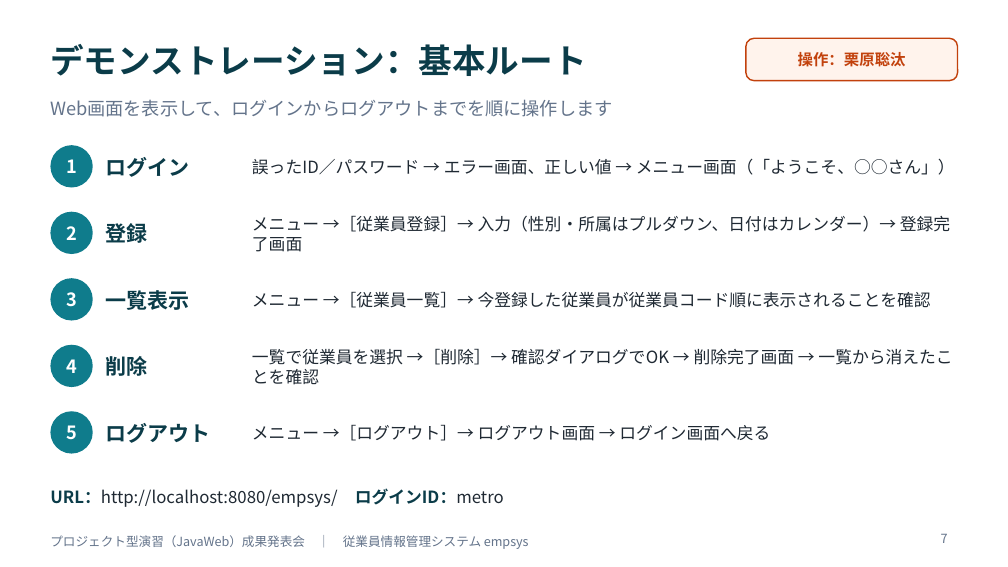
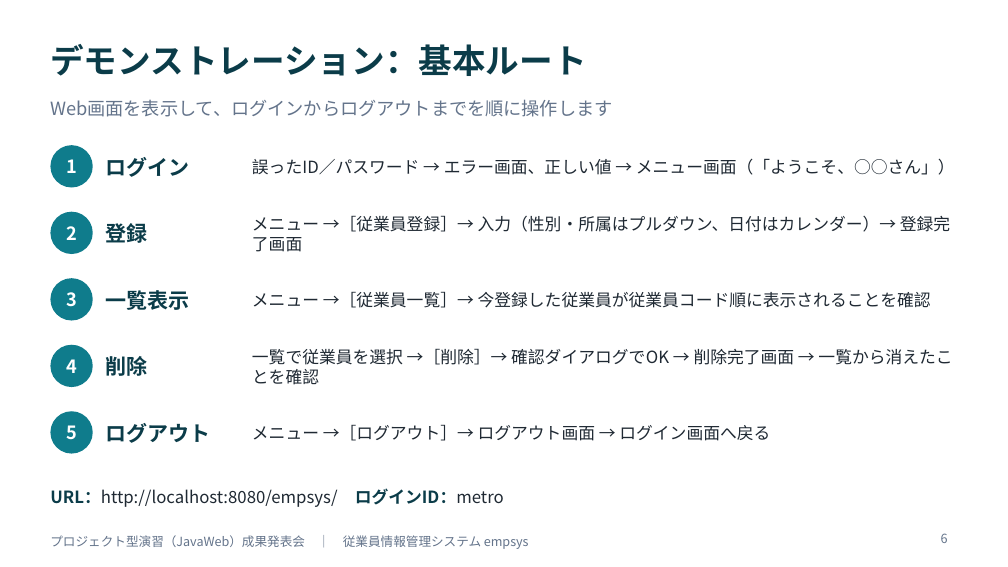
Before and after one commit to amasato1221/web_-application, a slide deck: slide 6 of 成果発表会資料_テンプレート.pptx (slide 7 before the commit). Drawn at 1008x567 pixels with LibreOffice and Linux fonts; fonts in the diff are those of the drawing. Boxes give left, top, right and bottom in pixels: in the first picture for what was removed or moved away, otherwise in the second. Text is boxed around its words. In the diff, an @@ line names an element or a change of style, - is before the commit and + after.

```diff
--- a/成果発表会資料_テンプレート.pptx
+++ b/成果発表会資料_テンプレート.pptx
@@ rounded rectangle removed at [746,38,958,81] @@
-操作：栗原聡汰
@@ page number at [941,533,948,543]: text changed @@
-7
+6
```
Also in this commit, not shown: 10 other slides changed, 1 slide removed, 6 other files.
